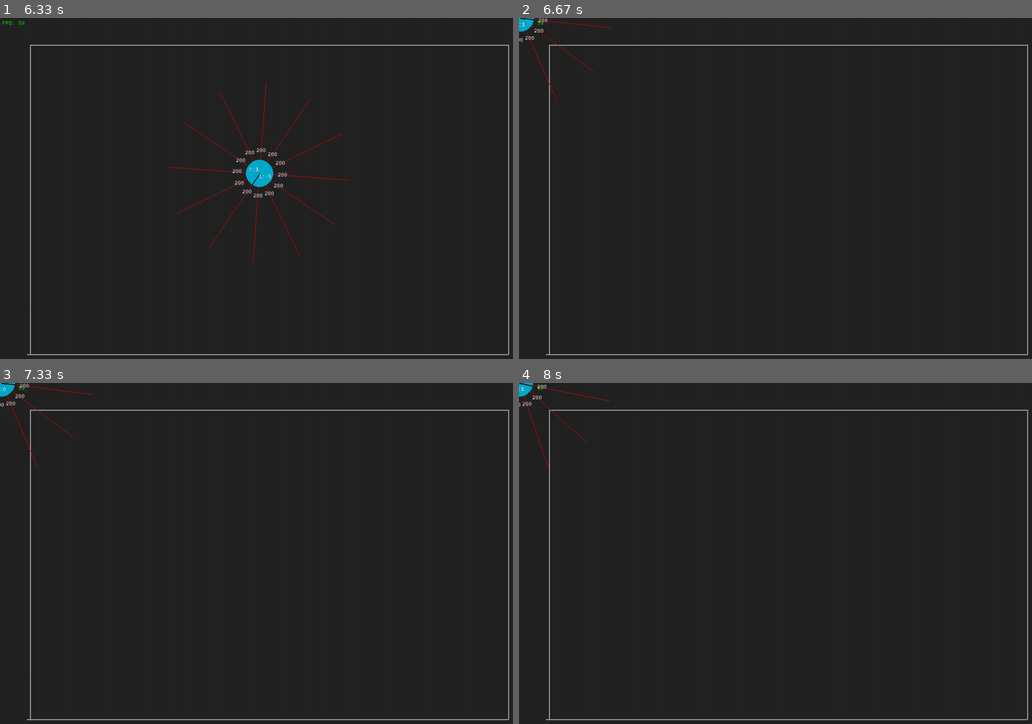
Above: before the commit, frames 1-4 (two rows, left to right).
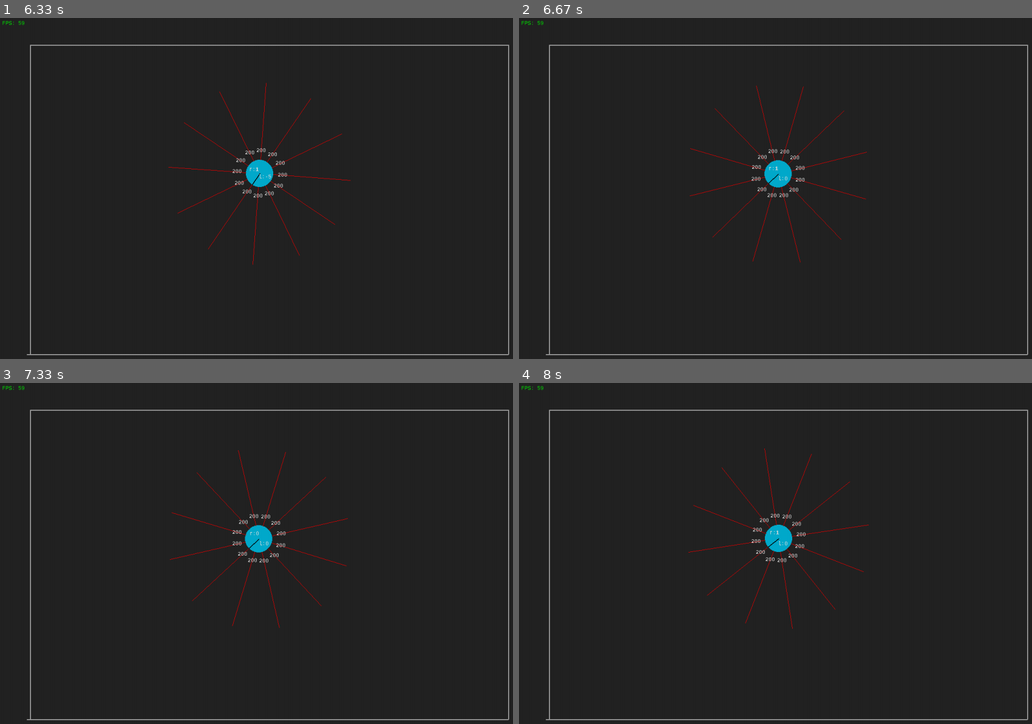
Above: after the commit, the same moments.

Repository: Pascalos99/Autonomous-Robotic-Systems-Assignment
Game: pygame game, started from Assignment 2 - Mobile Robot Simulation/movement.py
Two runs of this game, one before a commit and one after it. Both use one fixed random seed, a clock stepped at 60 frames per second and the inputs below.
Inputs:
- Up to frame 1 (6.33 s): hold A 0.33-0.87 s; hold S 0.9-1.2 s; hold A 1.23-1.63 s; hold W 1.67-2.03 s; tap E at 1.82, 3.28, 4.62, 6.02 s; hold D 2.07-2.7 s; hold S 2.73-3.1 s; hold A 3.13-3.6 s; hold D 3.63-4.1 s; hold W 4.13-4.43 s; hold D 4.47-4.93 s; hold A 4.97-5.5 s; hold S 5.53-5.83 s; hold A 5.87-6.27 s; hold W from 6.3 s (still down)
- Up to frame 2 (6.67 s): keep holding W; tap X at 6.37 s; tap E at 6.45 s
- Up to frame 3 (7.33 s): release W at 6.67 s; hold D from 6.7 s (still down); tap X at 6.77, 7.07 s
- Up to frame 4 (8 s): release D at 7.33 s; hold S 7.37-7.73 s; tap X at 7.43, 7.83 s; hold A from 7.77 s (still down); tap E at 7.92 s

Frame 1 is identical in both runs. In frame 2, 1.2% of the frame differs, in the area x 0-68%, y 0-72%; in frame 3, 1.2%; in frame 4, 1.2%.

Commit message:
Added Collision model

Diff:
--- a/Assignment 2 - Mobile Robot Simulation/movement.py
+++ b/Assignment 2 - Mobile Robot Simulation/movement.py
@@ -11,7 +11,8 @@
 FONT = pygame.font.SysFont('Consolas', 14)
 
 class Player:
-    def __init__(self):
+    def __init__(self, player_map):
+        self.map = player_map
         self.pos = np.array([WIDTH / 2, HEIGHT / 2], dtype=np.float64)
         self.vel = [0, 0]
         self.radius = 30
@@ -28,17 +29,68 @@
 
     def step(self):
         new_pos = self.get_new_pose()
-        print(new_pos)
-        self.pos[0] = new_pos[0, 0]
-        self.pos[1] = new_pos[1, 0]
-        self.direction = new_pos[2, 0]
+
+        # Get current and new position.
+        current_position = self.pos
+        new_position = np.array([new_pos[0, 0], new_pos[1, 0]])
+        direction = new_pos[2, 0]
 
         if self.vel[0] == self.vel[1]:
-            self.pos[0] += self.v * np.cos(self.direction)
-            self.pos[1] += self.v * np.sin(self.direction)
+            new_position[0] += self.v * np.cos(direction)
+            new_position[1] += self.v * np.sin(direction)
+
+        # Check if position has moved.
+        if not np.array_equal(current_position, new_position):
+            # Check if new position is inside a wall or has passed through a wall.
+
+            # Get lines for robot between current and new position.
+            player_lines = {
+                "left": np.array([current_position - [self.radius, 0], new_position - [self.radius, 0]]),
+                "right": np.array([current_position + [self.radius, 0], new_position + [self.radius, 0]]),
+                "upper": np.array([current_position + [0, self.radius], new_position + [0, self.radius]]),
+                "bottom": np.array([current_position - [0, self.radius], new_position - [0, self.radius]])
+            }
+            new_position_valid = np.array([])
+            for line_type, line in player_lines.items():
+                x1, y1, x2, y2 = line[0][0], line[0][1], line[1][0], line[1][1]
+
+                # Check if line intersects with any wall.
+                for wall in self.map.lines:
+                    x3, y3, x4, y4 = wall[0][0], wall[0][1], wall[1][0], wall[1][1]
+
+                    # Calculate intersection point of line and wall using https://en.m.wikipedia.org/wiki/Line%E2%80%93line_intersection#Given_two_points_on_each_line_segment.
+                    t = np.divide((x1 - x3) * (y3 - y4) - (y1 - y3) * (x3 - x4), (x1 - x2) * (y3 - y4) - (y1 - y2) * (x3 - x4))
+                    u = np.divide((x1 - x3) * (y1 - y2) - (y1 - y3) * (x1 - x2), (x1 - x2) * (y3 - y4) - (y1 - y2) * (x3 - x4))
+
+                    if t >= 0 and t <= 1 and u >= 0 and u <= 1:
+                        # Line intersects with a wall.
+                        x_intercept, y_intercept = (x1 + t * (x2 - x1), y1 + t * (y2 - y1))
+
+                        # If no line intercepted with a wall before, set new position to intersection.
+                        if new_position_valid.size == 0:
+                            new_position_valid = np.array([x_intercept, y_intercept])
+
+                        # Check where to line belongs and set new position to collision point.
+                        if line_type == "left":
+                            new_position_valid[0] = x_intercept + (self.radius + 1)
+                        elif line_type == "right":
+                            new_position_valid[0] = x_intercept - (self.radius + 1)
+                        elif line_type == "upper":
+                            new_position_valid[1] = y_intercept - (self.radius + 1)
+                        elif line_type == "bottom":
+                            new_position_valid[1] = y_intercept + (self.radius + 1)
+
+                # If a line intercepted with a wall, set new position to collision point.
+                if new_position_valid.size != 0:
+                    new_position = new_position_valid
+
+        # Update position and direction.
+        self.pos[0] = new_position[0]
+        self.pos[1] = new_position[1]
+        self.direction = direction
 
     def get_new_pose(self):
-        if self.ICC[0] == float('inf') or self.ICC[1] == float('inf'):
+        if self.ICC[0] == float('inf') or self.ICC[1] == float('inf') or self.ICC[0] == float('-inf') or self.ICC[1] == float('-inf'):
             return np.array([[self.pos[0]], [self.pos[1]], [self.direction]])
 
         m1 = np.array([
@@ -120,9 +172,9 @@
     def __init__(self):
         self.win = pygame.display.set_mode((WIDTH, HEIGHT))
         self.clock = pygame.time.Clock()
-        self.player = Player()
         self.map = Map()
         self.map.load_map_from_json('./Assignment 2 - Mobile Robot Simulation/rect_map.json')
+        self.player = Player(self.map)
 
         self.sensitivity = 0.5
         self.key_config = {
